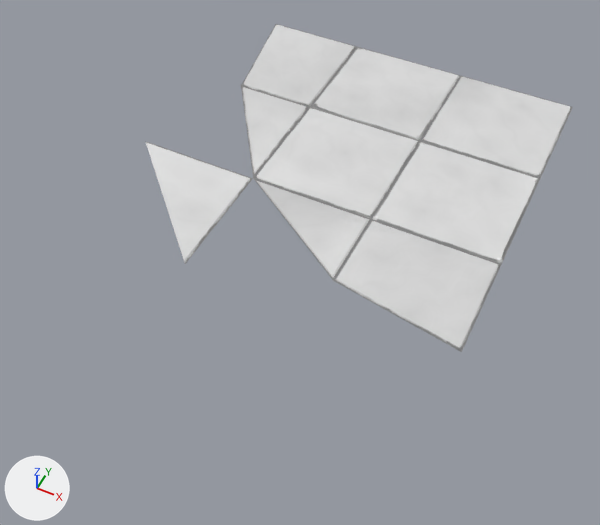
What one commit did to the Blender file extra/Blend/Tiles.blend.
The view is the same before and after, from a 50 mm lens placed at (0.95, -12.28, 8.77), pointed at (-2.82, -4.73, -0.66). Lighting does not change. The marker at lower left points along +X, +Y and +Z.

The first picture shows 'Tile.001', 'Tile.002', 'Tile.003', 'Tile.004', 'Tile.RF', 'Tile_L', 'Tile_LF', 'Tile_R', 'Tile_f'.
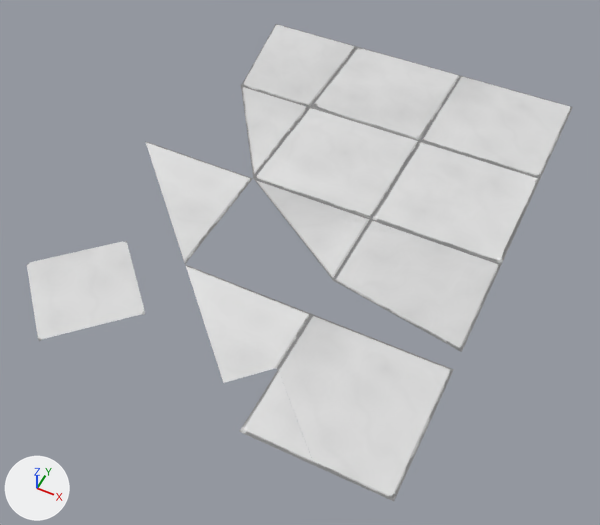
Commit message: New angle Tiles.blend

Diff of the bpy script that builds the scene:
```diff
--- a/extra/Blend/Tiles.blend.py
+++ b/extra/Blend/Tiles.blend.py
@@ me_cube_004 @@
+me_cube_004.from_pydata(...)  # 21 vertices, 9 faces; spans x -1.0..1.0, y -1.0..1.0, z -0.02..0.0
+me_cube_004.materials.append(mat_tilematerial)  # picture img_tilecolor
@@ me_cube_003 @@
+me_cube_003.from_pydata(...)  # 11 vertices, 5 faces; spans x -1.0..1.0, y -0.49..1.0, z -0.02..0.0
+me_cube_003.materials.append(mat_tilematerial)  # picture img_tilecolor
@@ me_cube_002 @@
+me_cube_002.from_pydata(...)  # 9 vertices, 5 faces; spans x -1.0..-0.002, y -1.0..0.002, z -0.02..0.0
+me_cube_002.materials.append(mat_tilematerial)  # picture img_tilecolor
@@ me_cube_001 @@
+me_cube_001.from_pydata(...)  # 15 vertices, 9 faces; spans x -1.0..1.0, y -1.0..1.0, z -0.02..0.0
+me_cube_001.materials.append(mat_tilematerial)  # picture img_tilecolor
@@ ob_tile_c @@
+ob_tile_c = bpy.data.objects.new('Tile.C', me_cube_004)
+ob_tile_c.location = (-5.0, -7.0, 0.0)
@@ ob_tile_fa @@
+ob_tile_fa = bpy.data.objects.new('Tile_fA', me_cube_003)
+ob_tile_fa.location = (-3.0, -7.0, 0.0)
@@ ob_tile_b @@
+ob_tile_b = bpy.data.objects.new('Tile.B', me_cube_002)
+ob_tile_b.location = (-1.0, -7.0, 0.0)
@@ ob_tile_a @@
+ob_tile_a = bpy.data.objects.new('Tile.A', me_cube_001)
+ob_tile_a.location = (-1.0, -7.0, 0.0)
```

What differs and where, as boxes [x1, y1, x2, y2] in the pictures (600 x 525 px):
'Tile.A', added
    after: [278, 314, 454, 501]
'Tile.C', added
    after: [27, 241, 145, 341]
'Tile_fA', added
    after: [185, 264, 312, 383]
'Tile.B', added
    after: [239, 370, 314, 465]
